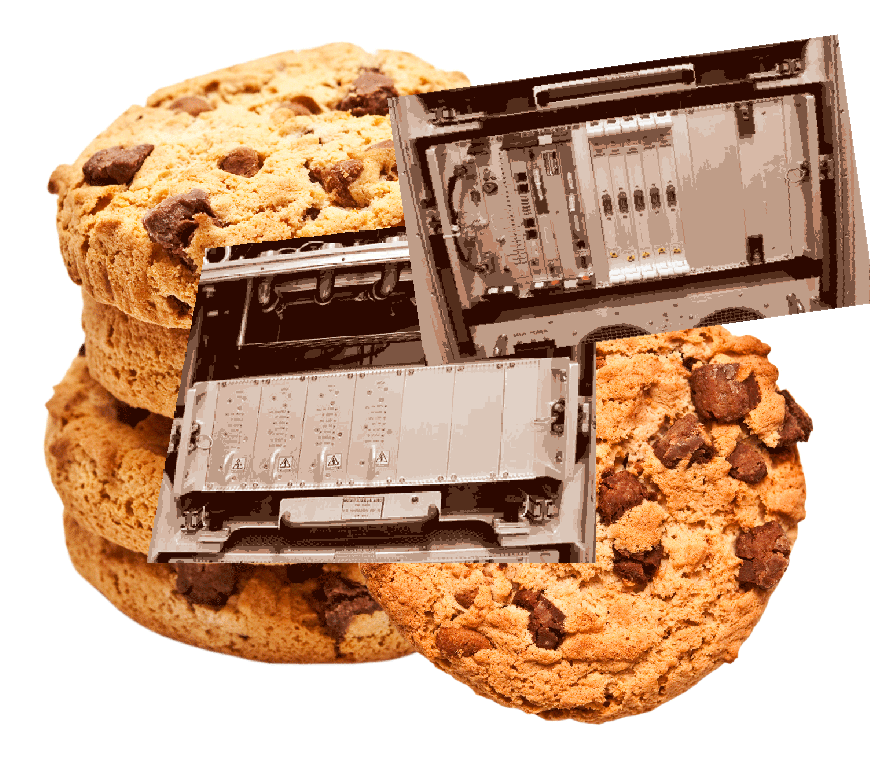
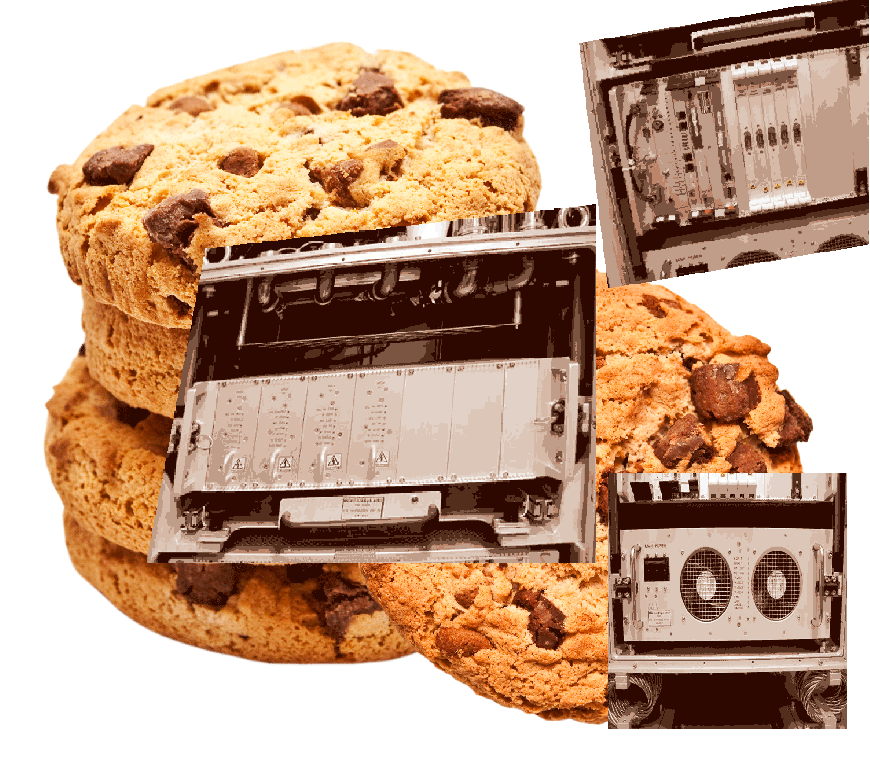
Comparing the layer stacks of the two (870, 771) images. Changes:
painted on "Calque Copié" over [387, 34, 870, 729]
painted on "cookies.gif" over [579, 0, 869, 288]
